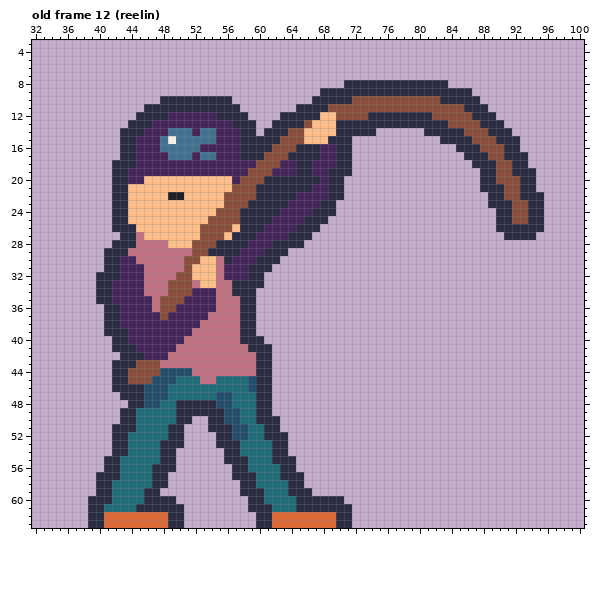
Pixel-art file: res/img/fisher.aseprite. Above: the version before the commit.
128x64 pixels, 12 frames. Shown: old frame 12 (reelin): x 32..100, y 3..63. The commit also changed other frames, which this record leaves out.
And afterwards:
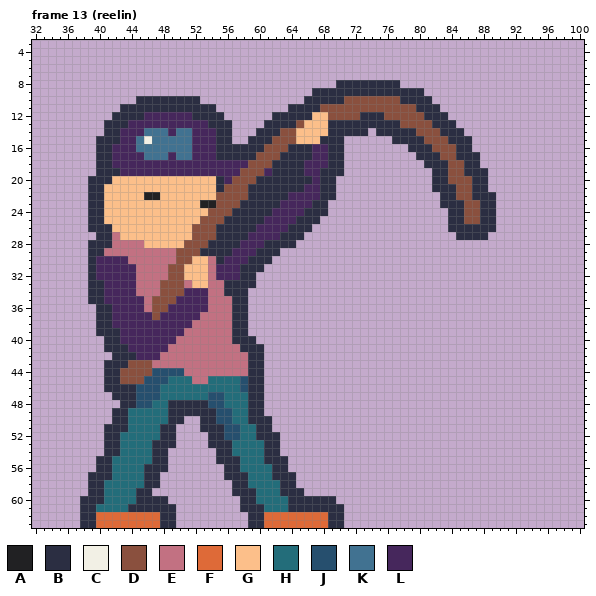
Palette (. is transparent): A #212123  B #2b2e42  C #f2f0e5  D #8a503e  E #c27182  F #de6a38  G #fcbf8a  H #236d7a  J #264f6e  K #417291  L #46275c
A new or re-ordered frame is compared with the old frame closest to it.
Edits made:
frames 12 -> 13
--- frame 13 (reelin) is new; against old frame 12 (reelin)
@@ x 32..100 @@
  7 .....................................................................
- 8 .......................................BBBBBBBBBBBBB.................
- 9 ....................................BBBBBBBBBBBBBBBBBBB..............
-10 ................BBBBBBBBB..........BBBBBDDDDDDDDDDDBBBBB.............
-11 ..............BBBBBBBBBBBB.......BBBBDDDDDDDDDDDDDDDDDBBB............
-12 .............BBBBLLLLLLBBBB....BBBBBGGDDDDBBBBBBBBDDDDDBBB...........
-13 ............BBBLLLLLLLLLLBBB..BBBBDGGGBBBBBBBBBBBBBBDDDDBBB..........
-14 ...........BBBLLLKKKLKKLLLBB.BBBDDGGGGBBBBB......BBBBBDDDBBB.........
-15 ...........BBLLLKCKKKKKLLLBBBBBDDDGGGBBB...........BBBBDDDBBB........
-16 ...........BBLLLKKKKKLLLLLBBBBDDDBBBLLBB.............BBBDDDBB........
-17 ...........BBLLLLKKKLKKLLLBBBDDDBBBBLLBB..............BBBDDBBB.......
-18 ..........BBBLLLLLLLLLLLLLLLDDDLLBBLLLBB...............BBBDDBB.......
-19 ..........BBLLLLLLLLLLLLLLLDDDLLLBBLLBBB................BBDDBBB......
-20 ..........BBLLGGGGGGGGGGGLDDDBBBBBBBLBB.................BBDDDBB......
-21 ..........BBGGGGGGGGGGGGGDDDBBBBBBBLLBB.................BBBDDBB......
-22 ..........BBGGGGGAAGGGGGDDDDBBBBBLLLLBB..................BBDDBBB.....
-23 ..........BBGGGGGGGGGGGGDDDBBBBBLLLLBB...................BBBDDBB.....
-24 ..........BBGGGGGGGGGGGDDDBBBBBLLLLBBB....................BBDDBB.....
-25 ..........BBGGGGGGGGGGDDDDBBBBLLLLBBB.....................BBDDBB.....
-26 ..........BBBGGGGGGGGDDDDGBBBLLLLBBB......................BBBBBB.....
-27 ...........BBEGGGGGGGDDDGBBBLLLLBBB........................BBBB......
-28 ..........BBBEEEEGGGDDDBBBBLLLBBBB...................................
-29 .........BBBEEEEEEEEDDBBBBLLLBBB.....................................
-30 .........BBLLEEEEEEDDGGEBLLLBBB......................................
-31 .........BBLLLEEEEEDGGGELLLBBB.......................................
-32 ........BBBLLLEEEEDDGGGELLLBB........................................
-33 ........BBLLLLEEEDDDEGGEEBBBB........................................
-34 ........BBLLLLEEEDDDLLLEEBBB.........................................
-35 ........BBLLLLLEDDDLLLLEEEBB.........................................
-36 .........BBLLLLEDDLLLLLEEEBB.........................................
-37 .........BBLLLLLDLLLLLEEEEBB.........................................
-38 .........BBLLLLLLLLLLEEEEEBB.........................................
-39 .........BBBLLLLLLLLEEEEEEBB.........................................
-40 ..........BBLLLLLLLEEEEEEEBBB........................................
-41 ..........BBBLLLLLEEEEEEEEEBBB.......................................
-42 ...........BBBLLLEEEEEEEEEEEBB.......................................
-43 ..........BBBDDDEEEEEEEEEEEEBB.......................................
-44 ..........BBDDDDJJJJEEEEEEEEBB.......................................
-45 ..........BBDDDJJJHHHEEHHHHJBB.......................................
-46 ..........BBBBJJJHHHHHHHHHHJBB.......................................
-47 ...........BBBJJJHHHHHHJJHHHBB.......................................
-48 ............BBJJHHBBBBBJJHHHBB.......................................
-49 ...........BBHHHHHBBBBBBJJHHBB.......................................
-50 ...........BBHHHHHBB..BBJJHHBBB......................................
-51 ..........BBBHHHHBB...BBBJJHHBB......................................
-52 ..........BBHHHHHBB....BBJJHHBBB.....................................
-53 ..........BBHHHHBBB....BBBHHHHBB.....................................
-54 ..........BBHHHHBB......BBHHHHBB.....................................
-55 .........BBHHHHHBB......BBBHHHBBB....................................
-56 .........BBHHHHBBB.......BBHHHHBB....................................
-57 ........BBBHHHHBB........BBBHHHBBB...................................
-58 ........BBHHHHHBB.........BBHHHHBB...................................
-59 ........BBHHHHBB..........BBBHHHBBB..................................
-60 .......BBBHHHHBBBB.........BBHHHHBBBBBB..............................
-61 .......BBHHHHBBBBBB........BBBHHHBBBBBBB.............................
-62 .......BBFFFFFFFFBB.........BBFFFFFFFFBB.............................
-63 .......BBFFFFFFFFBB.........BBFFFFFFFFBB.............................
+ 8 ......................................BBBBBBBB.......................
+ 9 ...................................BBBBBBBBBBBBBB....................
+10 .............BBBBBBBB.............BBBBBDDDDDDDBBBB...................
+11 ...........BBBBBBBBBBBB.........BBBBDDDDDDDDDDDDBBB..................
+12 ..........BBBBLLLLLLBBBB......BBBBBGGDDDDBBBDDDDDBBB.................
+13 .........BBBLLLLLLLLLLBBB....BBBBDGGGBBBBBBBBBDDDDBBB................
+14 .........BBLLLKKKLKKLLLBB...BBBDDGGGGBBBBB.BBBBBDDDBBB...............
+15 ........BBBLLKCKKKKKLLLBB..BBBDDDGGGBBB......BBBBDDDBBB..............
+16 ........BBLLLKKKKKKKLLLBBBBBBDDDBBBLLBB........BBBDDDBB..............
+17 ........BBLLLLKKKLKKLLLBBBBBDDDBBBBLLBB.........BBBDDBBB.............
+18 ........BBLLLLLLLLLLLLLLLLLDDDBBBBLLLBB..........BBBDDBB.............
+19 ........BBBLLLLLLLLLLLLLLLDDDLBBBBLLBBB...........BBDDBBB............
+20 .......BBBGGGGGGGGGGGGGBLDDDBBBBBBBLBB............BBDDDBB............
+21 .......BBGGGGGGGGGGGGGGBDDDBBBBBBBLLBB............BBBDDBB............
+22 .......BBGGGGGAAGGGGGGGDDDDBBBBBLLLLBB.............BBDDBBB...........
+23 .......BBGGGGGGGGGGGGAADDDBBBBBLLLLBB..............BBBDDBB...........
+24 .......BBGGGGGGGGGGGGGDDDBBBBBLLLLBBB...............BBDDBB...........
+25 .......BBGGGGGGGGGGGGDDDBBBBBLLLLBBB................BBDDBB...........
+26 .......BBBGGGGGGGGGGDDDBBBBBLLLLBBB.................BBBBBB...........
+27 ........BBEGGGGGGGGGDDDBBBBLLLLBBB...................BBBB............
+28 .......BBBEEEEGGGGGDDDBBBBLLLBBBB....................................
+29 .......BBEEEEEEEEEDDDBBBBLLLBBB......................................
+30 .......BLLLLEEEEEEDDGGEBLLLBBB.......................................
+31 .......BLLLLLEEEEDDGGGELLLBBB........................................
+32 .......BLLLLLEEEEDDGGGELLLBB.........................................
+33 .......BBLLLLEEEDDDEGGEEBBBB.........................................
+34 .......BBLLLLEEEDDDLLLEEBBB..........................................
+35 .......BBLLLLLEDDDLLLLEEEBB..........................................
+36 ........BBLLLLEDDLLLLLEEEBB..........................................
+37 ........BBLLLLLDLLLLLEEEEBB..........................................
+38 ........BBLLLLLLLLLLEEEEEBB..........................................
+39 ........BBBLLLLLLLLEEEEEEBB..........................................
+40 .........BBLLLLLLLEEEEEEEBBB.........................................
+41 .........BBBLLLLLEEEEEEEEEBBB........................................
+42 ..........BBBLLLEEEEEEEEEEEBB........................................
+43 .........BBBDDDEEEEEEEEEEEEBB........................................
+44 .........BBDDDDJJJJEEEEEEEEBB........................................
+45 .........BBDDDJJJHHHEEHHHHJBB........................................
+46 .........BBBBJJJHHHHHHHHHHJBB........................................
+47 ..........BBBJJJHHHHHHJJHHHBB........................................
+48 ...........BBJJHHBBBBBJJHHHBB........................................
+49 ..........BBHHHHHBBBBBBJJHHBB........................................
+50 ..........BBHHHHHBB..BBJJHHBBB.......................................
+51 .........BBBHHHHBB...BBBJJHHBB.......................................
+52 .........BBHHHHHBB....BBJJHHBBB......................................
+53 .........BBHHHHBBB....BBBHHHHBB......................................
+54 .........BBHHHHBB......BBHHHHBB......................................
+55 ........BBHHHHHBB......BBBHHHBBB.....................................
+56 ........BBHHHHBBB.......BBHHHHBB.....................................
+57 .......BBBHHHHBB........BBBHHHBBB....................................
+58 .......BBHHHHHBB.........BBHHHHBB....................................
+59 .......BBHHHHBB..........BBBHHHBBB...................................
+60 ......BBBHHHHBBBB.........BBHHHHBBBBBB...............................
+61 ......BBHHHHBBBBBB........BBBHHHBBBBBBB..............................
+62 ......BBFFFFFFFFBB.........BBFFFFFFFFBB..............................
+63 ......BBFFFFFFFFBB.........BBFFFFFFFFBB..............................
Where, in picture pixels (left, top, right, bottom), the same in both pictures:
changed: (80, 80, 544, 528)
